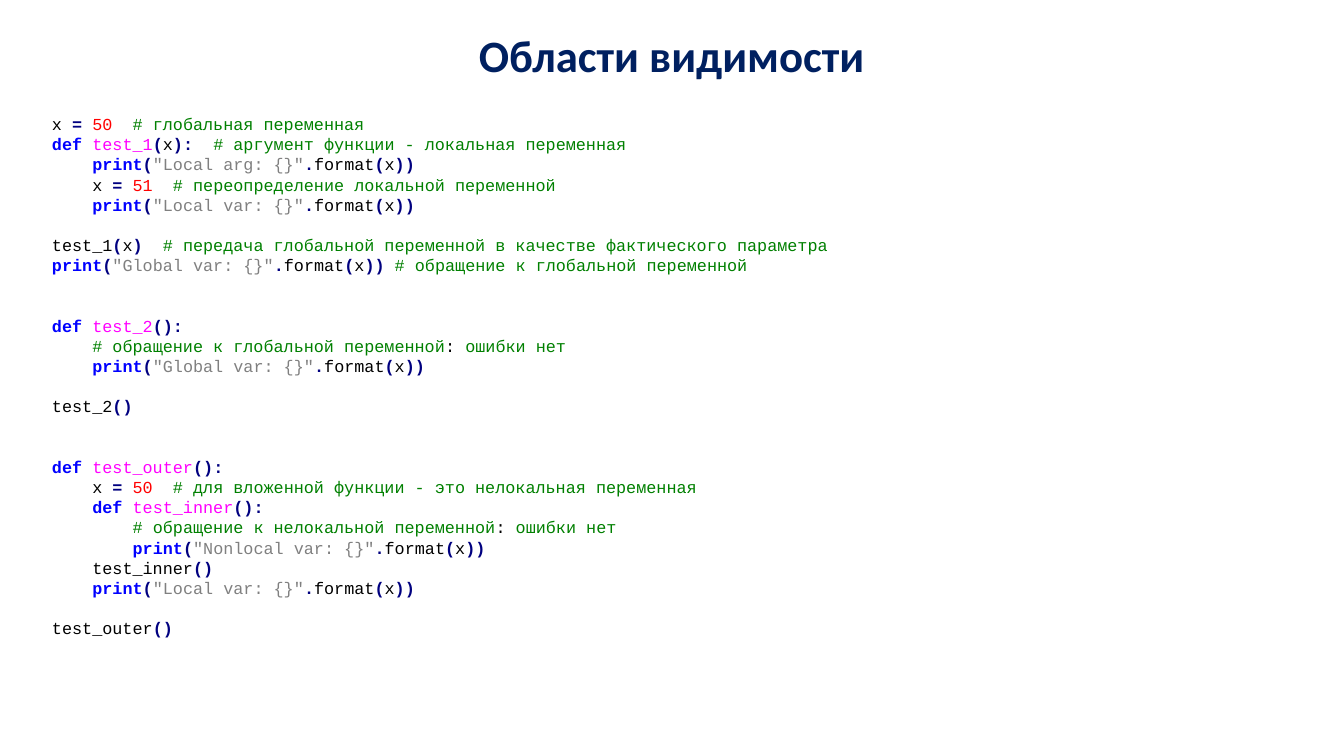
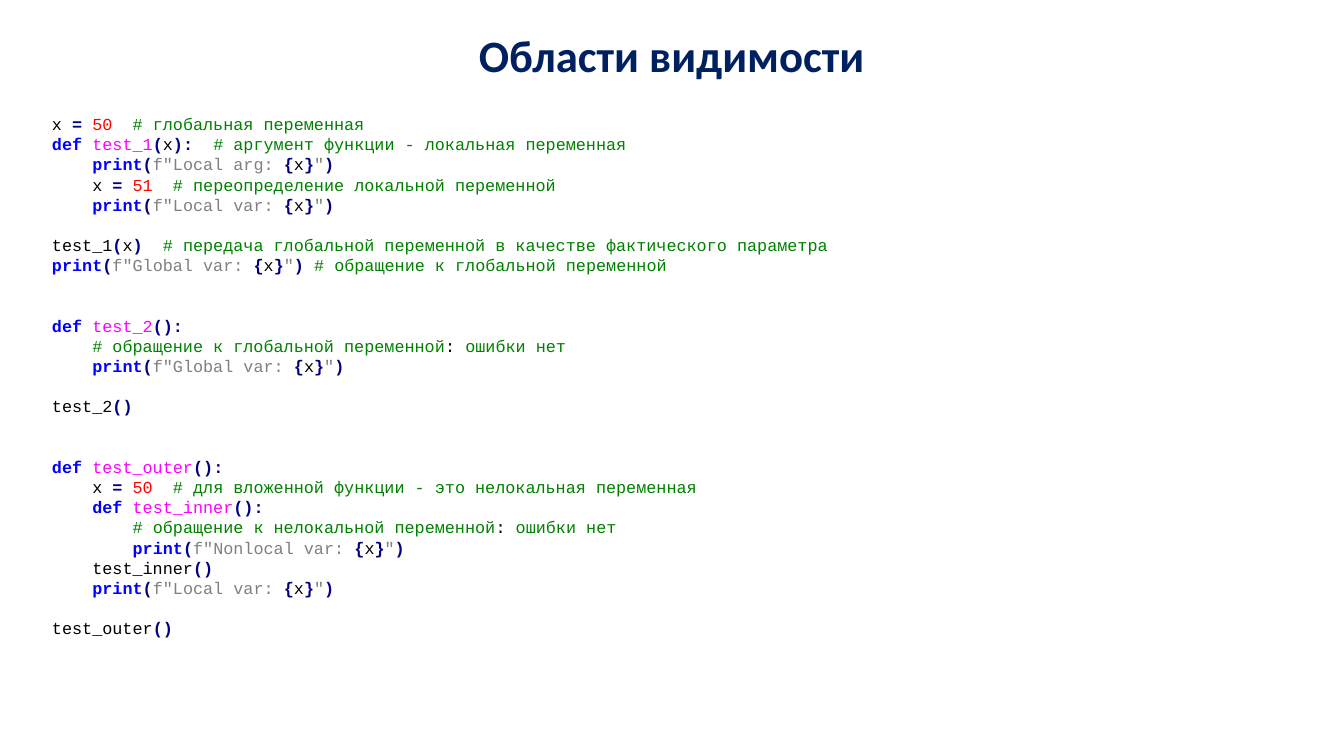
Before and after one commit to vamishnin/PythonCoursePro, a slide deck: slide 28 of Lectures/py_lec_4.pptx. Drawn at 1344x756 pixels with LibreOffice and Linux fonts; fonts in the diff are those of the drawing; background and template pictures are left out. Boxes give left, top, right and bottom in pixels: in the first picture for what was removed or moved away, otherwise in the second. Text is boxed around its words. In the diff, an @@ line names an element or a change of style, - is before the commit and + after.

```diff
--- a/Lectures/py_lec_4.pptx
+++ b/Lectures/py_lec_4.pptx
@@ text at (92, 158, 334, 174): text changed @@
-print("Local arg: {}".format(x))
+print(f"Local arg: {x}")
@@ text at (92, 199, 334, 215): text changed @@
-print("Local var: {}".format(x))
+print(f"Local var: {x}")
@@ text at (52, 259, 667, 275): text changed @@
-print("Global var: {}".format(x)) # обращение к глобальной переменной
+print(f"Global var: {x}") # обращение к глобальной переменной
@@ text at (92, 360, 344, 376): text changed @@
-print("Global var: {}".format(x))
+print(f"Global var: {x}")
@@ text at (133, 542, 404, 558): text changed @@
-print("Nonlocal var: {}".format(x))
+print(f"Nonlocal var: {x}")
@@ text at (92, 582, 334, 598): text changed @@
-print("Local var: {}".format(x))
+print(f"Local var: {x}")
```
Also in this commit, not shown: 11 other slides changed, 7 other files.
